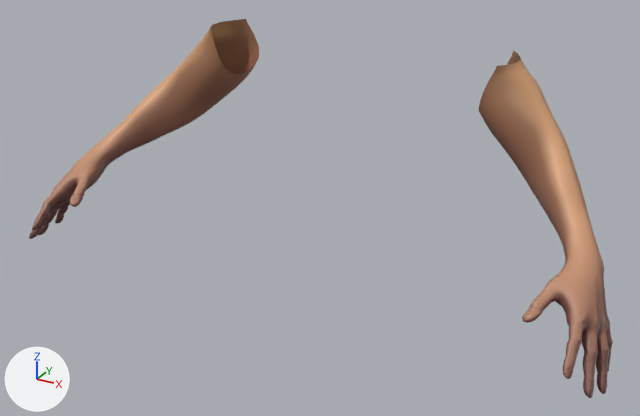
Two versions of the FBX model FrancoBelgaGameJam/Assets/Art/Character/SK_Arm.fbx, one commit apart.
The view is the same before and after, from a 50 mm lens placed at (0.0397, -0.0666, 0.0792), pointed at (0.0009, 0.0039, 0.044). The lights are fixed; the arrows at lower left show +X, +Y and +Z. Where no turn or scale is listed for an object, it has been applied to the vertices.

In view in the first picture: 'Arm_low'.
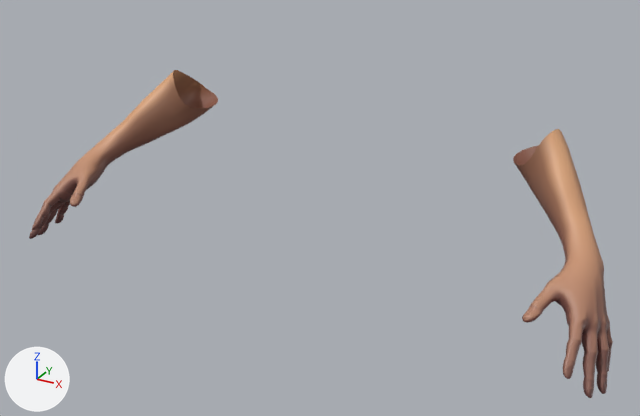
The change, as JSON lines over the scene's bpy script:
```json
{"block": "me_mesh", "where": "# used by ob_arm_low; location = (0.0, 0.0, 0.0)"}
{"op": "remove", "block": "me_mesh", "code": "me_mesh.from_pydata(...)  # 3930 vertices, 7812 faces; spans x -0.0311..0.0311, y -0.0062..0.0168, z 0.0366..0.0588"}
{"op": "add", "block": "me_mesh", "code": "me_mesh.from_pydata(...)  # 3710 vertices, 7376 faces; spans x -0.0311..0.0311, y -0.0062..0.0144, z 0.0366..0.0534"}
{"block": "me_mesh", "change": "me_mesh part 1"}
{"block": "me_mesh", "change": "110 vertices are removed from x -0.0207..-0.0134, y 0.0095..0.0168, z 0.0506..0.0588"}
{"block": "me_mesh", "change": "218 faces are deleted"}
{"block": "me_mesh", "change": "me_mesh part 2"}
{"block": "me_mesh", "change": "110 vertices are removed from x 0.0134..0.0207, y 0.0095..0.0168, z 0.0506..0.0588"}
{"block": "me_mesh", "change": "218 faces are deleted"}
```

Location of each change, (x1, y1, x2, y2) in pixels of the pictures (640 x 416 px):
```json
{"object": "Arm_low", "change": "reshaped", "before": [29, 19, 613, 398], "after": [29, 70, 613, 398], "on screen": "13% shorter"}
{"part": 1, "of": "me_mesh", "change": "deleted", "before": [173, 19, 259, 108], "on screen": "brown"}
{"part": 2, "of": "me_mesh", "change": "deleted", "before": [479, 51, 561, 166], "on screen": "brown"}
```
